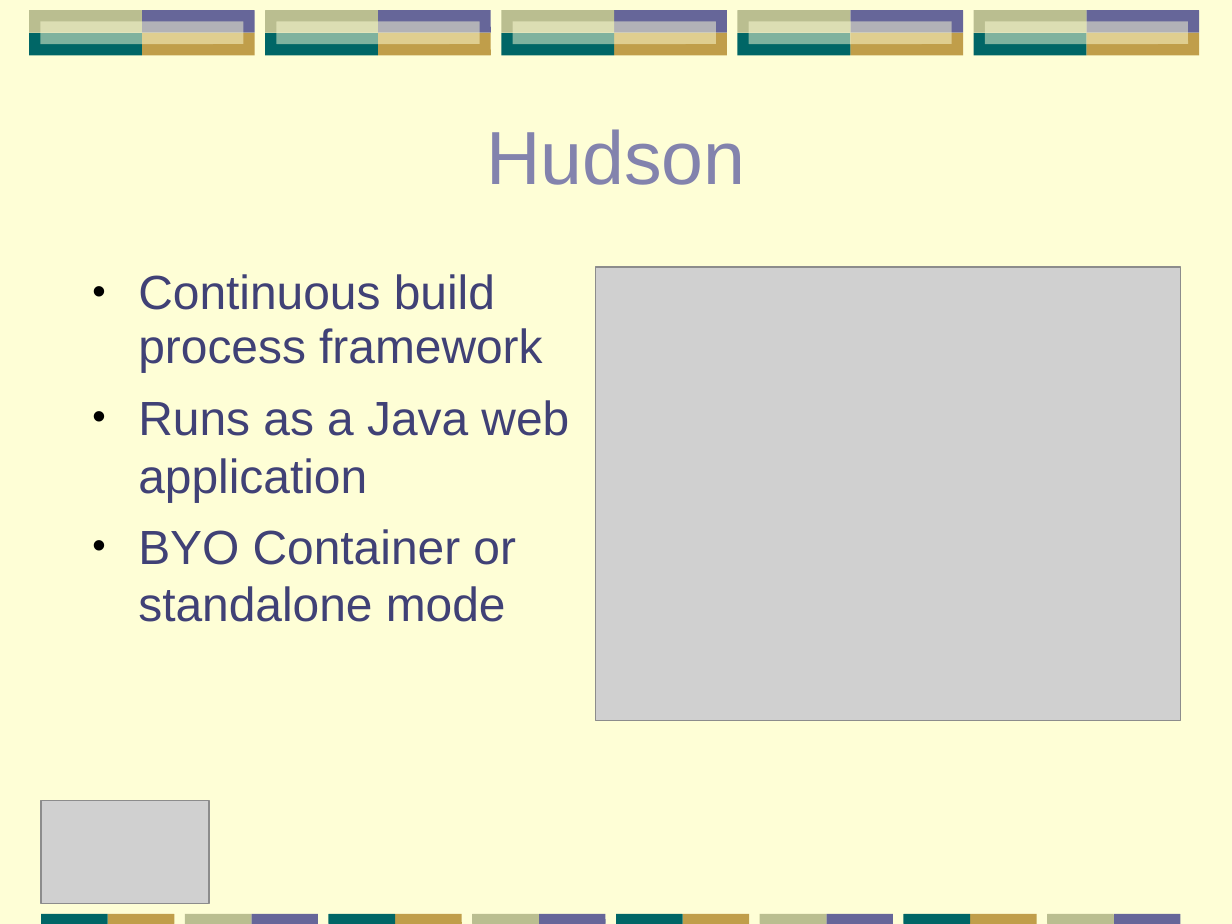
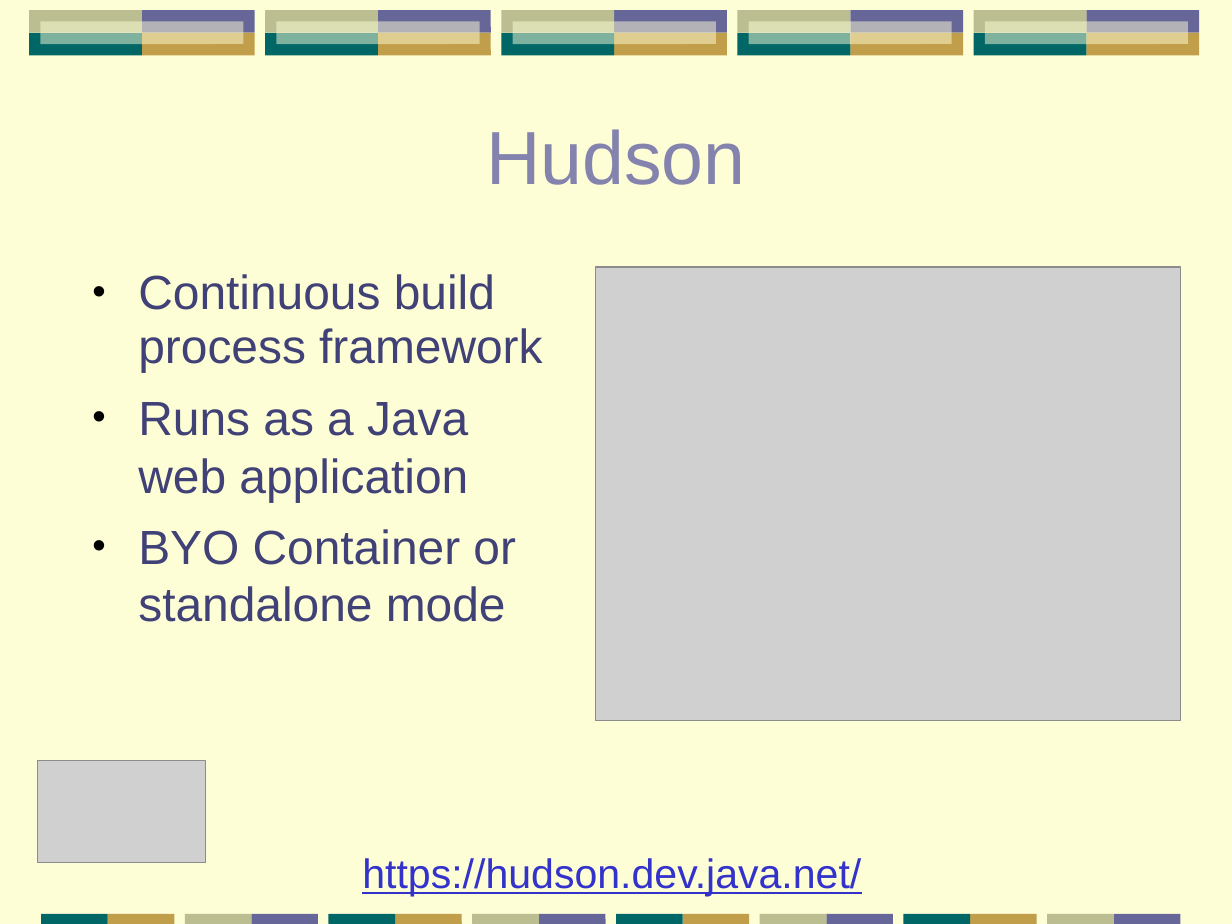
Before and after one commit to papuapost/yazaar, a slide deck: slide 50 of articles/testing-tools/testing-apps.ppt (slide 42 before the commit). Drawn at 1232x924 pixels with LibreOffice and Linux fonts; fonts in the diff are those of the drawing; grey boxes stand for pictures. Boxes give left, top, right and bottom in pixels: in the first picture for what was removed or moved away, otherwise in the second. Text is boxed around its words. In the diff, an @@ line names an element or a change of style, - is before the commit and + after.

```diff
--- a/articles/testing-tools/testing-apps.ppt
+++ b/articles/testing-tools/testing-apps.ppt
@@ text "Continuous build process framework" rewrapped from [138, 274, 569, 622] to [138, 274, 542, 622] @@
@@ picture: place and size @@
-picture at [41, 801, 208, 903]
+picture at [37, 760, 205, 862]
@@ text added at [362, 858, 861, 896], 24 pt, text #3333CC, underline @@
+https://hudson.dev.java.net/
```
Also in this commit, not shown: 20 other slides changed, 12 slides added, 4 slides removed, 1 other file.
